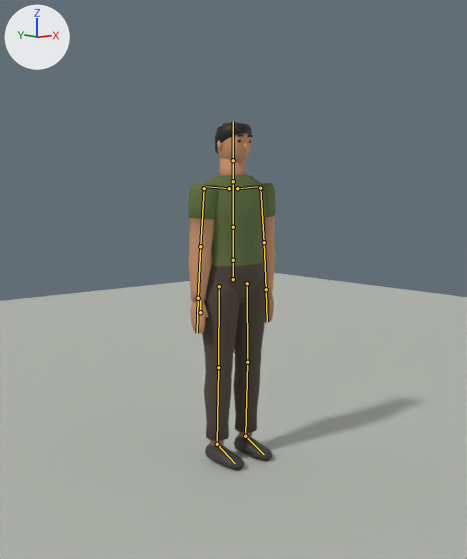
One commit to the Blender file assets/blender/characters/pedestrian_heavy.blend: the scene before it, then after it.
One viewpoint serves both versions: the file's camera 'preview_camera'. Every picture has the same lights, and +X, +Y and +Z are marked at upper left. The picture after the commit comes second. The bones that bend it are drawn over the model as lines.

Names of what the first picture shows: 'body', 'hair', 'head', 'preview_ground'.
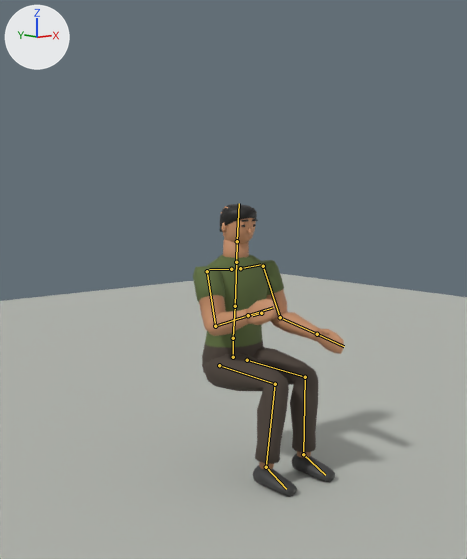
The newer file adds an action. The first version stands in its rest pose; the second is drawn at frame 49 of the action 'sit_idle'.

Changed parts and their boxes (x1, y1, x2, y2) in the pictures (467 x 559 px):
'body', posed (71% wider, 17% shorter)
    before: (188, 158, 276, 470)
    after: (193, 239, 344, 497)
'head', posed
    before: (216, 125, 253, 161)
    after: (221, 206, 258, 244)
'hair', posed (12% shorter)
    before: (215, 122, 252, 154)
    after: (220, 204, 257, 232)
bone 'Hips', root to tip
    before: (233, 279) to (233, 260)
    after: (233, 357) to (233, 338)
bone 'Spine', root to tip
    before: (233, 260) to (233, 227)
    after: (233, 338) to (235, 306)
bone 'Chest', root to tip
    before: (233, 227) to (233, 181)
    after: (235, 306) to (236, 262)
bone 'Head', root to tip
    before: (233, 160) to (233, 121)
    after: (237, 241) to (239, 203)
bone 'LeftUpperArm', root to tip
    before: (260, 188) to (264, 242)
    after: (263, 266) to (280, 317)
bone 'LeftLowerArm', root to tip
    before: (264, 242) to (266, 289)
    after: (280, 317) to (317, 334)
bone 'RightUpperArm', root to tip
    before: (204, 188) to (200, 246)
    after: (207, 271) to (215, 326)
bone 'RightLowerArm', root to tip
    before: (200, 246) to (198, 298)
    after: (215, 326) to (248, 315)
bone 'LeftUpperLeg', root to tip
    before: (247, 283) to (247, 362)
    after: (247, 360) to (305, 377)
bone 'LeftLowerLeg', root to tip
    before: (247, 362) to (245, 436)
    after: (305, 377) to (303, 454)
bone 'LeftFoot', root to tip
    before: (245, 436) to (264, 454)
    after: (303, 454) to (325, 475)
bone 'RightUpperLeg', root to tip
    before: (219, 286) to (218, 367)
    after: (219, 365) to (275, 384)
bone 'RightLowerLeg', root to tip
    before: (218, 367) to (217, 444)
    after: (275, 384) to (266, 467)
bone 'RightFoot', root to tip
    before: (217, 444) to (235, 463)
    after: (266, 467) to (286, 489)

The change in detail:
Bone 'Hips' (bone_hips) moves from (0.0, 0.0, 0.0) to (0.0, -0.408, 0.0).
Bone 'Spine' (bone_spine) turns from (0, 0, 0) to (4, 0, 0) degrees about its own x, y and z.
Bone 'Chest' (bone_chest) turns from (0, 0, 0) to (-1, 0, 0) degrees about its own x, y and z.
Bone 'Head' (bone_head) turns from (0, 0, 0) to (1, -2, 0) degrees about its own x, y and z.
Bone 'LeftUpperArm' (bone_leftupperarm) turns from (0, 0, 0) to (-17, -2, -7) degrees about its own x, y and z.
Bone 'LeftLowerArm' (bone_leftlowerarm) turns from (0, 0, 0) to (-62, -5, -1) degrees about its own x, y and z.
Bone 'RightUpperArm' (bone_rightupperarm) turns from (0, 0, 0) to (-29, 3, 9) degrees about its own x, y and z.
Bone 'RightLowerArm' (bone_rightlowerarm) turns from (0, 0, 0) to (-82, 7, 0) degrees about its own x, y and z.
Bone 'LeftUpperLeg' (bone_leftupperleg) turns from (0, 0, 0) to (-88, -1, -4) degrees about its own x, y and z.
Bone 'LeftLowerLeg' (bone_leftlowerleg) turns from (0, 0, 0) to (90, 0, 0) degrees about its own x, y and z.
Bone 'LeftFoot' (bone_leftfoot) turns from (0, 0, 0) to (-2, 0, 0) degrees about its own x, y and z.
Bone 'RightUpperLeg' (bone_rightupperleg) turns from (0, 0, 0) to (-88, 1, 4) degrees about its own x, y and z.
Bone 'RightLowerLeg' (bone_rightlowerleg) turns from (0, 0, 0) to (90, 0, 0) degrees about its own x, y and z.
Bone 'RightFoot' (bone_rightfoot) turns from (0, 0, 0) to (-2, 0, 0) degrees about its own x, y and z.
